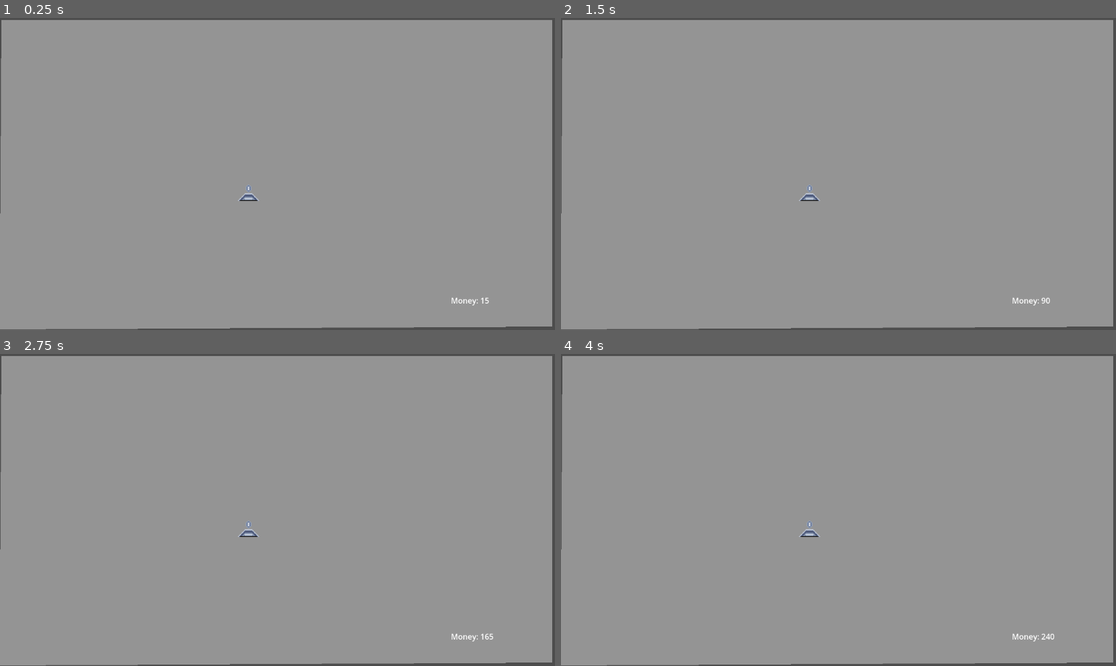
Above: before the commit, frames 1-4 (two rows, left to right).
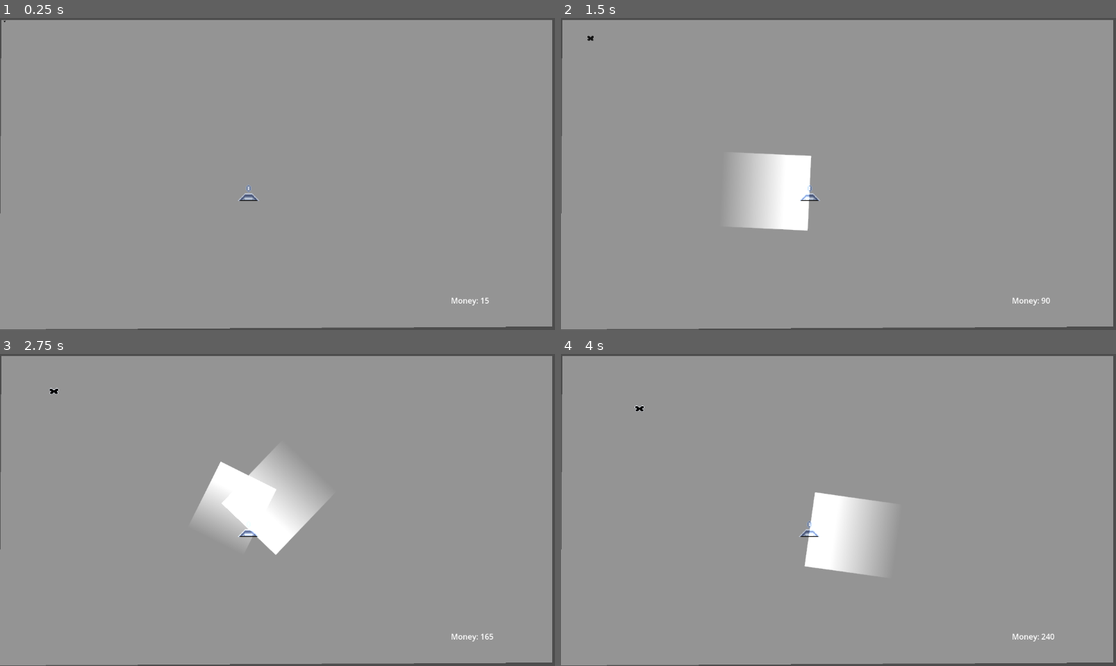
Above: after the commit, the same moments.

Repository: AaronTown/gamejam
Game: Godot game, scene res://Scenes/Game.tscn
The game is run twice, just before and just after one commit, with the same random seed, the same clock (stepped at 60 frames per second) and the same inputs.
Inputs (mouse positions are in pixels of both pictures, inside the frame that each line leads up to):
- Up to frame 1 (0.25 s): no input
- Up to frame 2 (1.5 s): tap Enter at 0.5 s; move the mouse to (960, 158) at 0.52 s; click (960, 158) at 0.6 s; tap Space at 1.25 s; move the mouse to (727, 189) at 1.27 s; click (727, 189) at 1.35 s
- Up to frame 3 (2.75 s): move the mouse to (333, 441) at 2.02 s; click (333, 441) at 2.1 s
- Up to frame 4 (4 s): tap Enter at 2.75 s; move the mouse to (810, 572) at 2.77 s; click (810, 572) at 2.85 s; tap Space at 3.5 s; move the mouse to (1005, 556) at 3.52 s; click (1005, 556) at 3.6 s

The runs differ from the first frame. In frame 1, less than 0.1% of the frame differs, in the area x 0-2%, y 0-2%; in frame 2, 3.2%; in frame 3, 4.5%, in the area x 8-59%, y 10-65%; in frame 4, 3.2%.
Error before the commit: Parse Error: Could not resolve super class path "res://entity/EntityBase.gd". (res://Code/Enemy.gd:1)

Commit message:
Light and Reflector placeholder

Diff:
--- a/Code/Emitter.gd
+++ b/Code/Emitter.gd
@@ -15,14 +15,16 @@
 
 func _unhandled_input(event):
 	if event.is_action("Shoot"):
-		$Beam.show()
-		await get_tree().create_timer(0.4).timeout
-		$Beam.hide()
+		$Light.show()
+		$Light.enabled = true
+		await get_tree().create_timer(1.4).timeout
+		$Light.hide()
+		$Light.enabled = false
 
 # Called every frame. 'delta' is the elapsed time since the previous frame.
 func _process(delta):
 	direction = global_position.direction_to(get_global_mouse_position()).angle()
-	$Beam.rotation = direction
+	$Light.rotation = direction
 
 func damage(_damage):
 	health -= _damage
--- a/Code/Enemy.gd
+++ b/Code/Enemy.gd
@@ -1,4 +1,4 @@
-extends "res://entity/EntityBase.gd"
+extends "res://Code/EntityBase.gd"
 
 @onready var animated_sprite = $AnimationPlayer
 @onready var emitter = get_node("/root/Game/Emitter")
@@ -31,5 +31,5 @@
 	# animated_sprite.play("death")
 
 func drop():
-	#Spawn loot
+	get_parent().AddMoney(10000000000000)
 	pass
--- a/Code/Game.gd
+++ b/Code/Game.gd
@@ -14,3 +14,6 @@
 	money += 1
 	$HealthIndicator.energy = max_energy * ($Emitter.max_health - $Emitter.health) / $Emitter.max_health
 	$GUI/Money.text = "Money: " + str(money)
+
+func AddMoney(amount):
+	money += amount
--- /dev/null
+++ b/Code/Light.gd
@@ -0,0 +1,47 @@
+extends Area2D
+
+var enabled : bool = false
+
+# Called when the node enters the scene tree for the first time.
+func _ready():
+	pass # Replace with function body.
+
+
+# Called every frame. 'delta' is the elapsed time since the previous frame.
+func _process(delta):
+	pass
+
+
+func _on_body_entered(body):
+	if not enabled:
+		return
+	if get_parent() == body:
+		return
+	if body.name == "Reflector":
+		body.get_node("Light").show()
+		body.get_node("Light").enabled = true
+#
+#
+func _on_body_exited(body):
+	if not enabled:
+		return
+	if get_parent() == body:
+		return
+	if body.name == "Reflector":
+		body.get_node("Light").hide()
+		body.get_node("Light").enabled = false
+
+
+
+func _on_visibility_changed():
+	for body in get_overlapping_bodies():
+		if get_parent() == body:
+			continue
+		if body.name == "Reflector":
+			if not enabled:
+				print("show")
+				body.get_node("Light").show()
+			else:
+				print("hide")
+				body.get_node("Light").hide()
+			body.get_node("Light").enabled = not body.get_node("Light").enabled
--- a/Scenes/Emitter.tscn
+++ b/Scenes/Emitter.tscn
@@ -1,7 +1,8 @@
-[gd_scene load_steps=4 format=3 uid="uid://cwsmlam5oq3gc"]
+[gd_scene load_steps=5 format=3 uid="uid://cwsmlam5oq3gc"]
 
 [ext_resource type="Script" path="res://Code/Emitter.gd" id="1_smvlj"]
-[ext_resource type="Texture2D" uid="uid://cc1sr3v2go0b5" path="res://Assets/emitter.png" id="2_giou8"]
+[ext_resource type="Texture2D" uid="uid://cc1sr3v2go0b5" path="res://assets/emitter.png" id="2_giou8"]
+[ext_resource type="PackedScene" uid="uid://c6oipqwhr46nj" path="res://Scenes/Light.tscn" id="3_6d4gg"]
 
 [sub_resource type="CircleShape2D" id="CircleShape2D_dcxjl"]
 radius = 134.41
@@ -18,20 +19,9 @@
 [node name="CollisionShape2D" type="CollisionShape2D" parent="HitBox"]
 shape = SubResource("CircleShape2D_dcxjl")
 
-[node name="Beam" type="Node2D" parent="."]
+[node name="Light" parent="." instance=ExtResource("3_6d4gg")]
 visible = false
-z_index = -1
-
-[node name="DamageBox" type="Area2D" parent="Beam"]
-rotation = 1.5708
-
-[node name="Polygon2D" type="Polygon2D" parent="Beam/DamageBox"]
-position = Vector2(-36, 4)
-color = Color(1, 0, 0, 1)
-polygon = PackedVector2Array(-65, -7, -318, -859, 438, -859, 120, 2)
-
-[node name="CollisionPolygon2D" type="CollisionPolygon2D" parent="Beam/DamageBox"]
-polygon = PackedVector2Array(-87, -4, -354, -856, 394, -856, 87, -4)
+scale = Vector2(30, 30)
 
 [node name="CollisionShape2D" type="CollisionShape2D" parent="."]
 shape = SubResource("CircleShape2D_dcxjl")
--- a/Scenes/Game.tscn
+++ b/Scenes/Game.tscn
@@ -1,8 +1,9 @@
-[gd_scene load_steps=6 format=3 uid="uid://d3y6ef8lhicea"]
+[gd_scene load_steps=7 format=3 uid="uid://d3y6ef8lhicea"]
 
 [ext_resource type="PackedScene" uid="uid://cwsmlam5oq3gc" path="res://Scenes/Emitter.tscn" id="1_hkjyb"]
 [ext_resource type="Script" path="res://Code/Game.gd" id="1_wtn4q"]
 [ext_resource type="PackedScene" uid="uid://cdqthb8jlxbkx" path="res://Scenes/Enemy.tscn" id="3_npbev"]
+[ext_resource type="PackedScene" uid="uid://dqm53kagevonj" path="res://Scenes/Reflector.tscn" id="4_45fep"]
 
 [sub_resource type="Gradient" id="Gradient_t2jg5"]
 
@@ -51,3 +52,7 @@
 "
 
 [node name="Enemy" parent="." instance=ExtResource("3_npbev")]
+
+[node name="Reflector" parent="." instance=ExtResource("4_45fep")]
+position = Vector2(516, 252)
+rotation = 2.03505
--- /dev/null
+++ b/Scenes/Light.tscn
@@ -0,0 +1,25 @@
+[gd_scene load_steps=4 format=3 uid="uid://c6oipqwhr46nj"]
+
+[ext_resource type="Script" path="res://Code/Light.gd" id="1_ybtf8"]
+
+[sub_resource type="Gradient" id="Gradient_n7rba"]
+colors = PackedColorArray(1, 1, 1, 1, 0, 0, 0, 1)
+
+[sub_resource type="GradientTexture2D" id="GradientTexture2D_7nlq6"]
+gradient = SubResource("Gradient_n7rba")
+
+[node name="Light" type="Area2D"]
+script = ExtResource("1_ybtf8")
+
+[node name="CollisionPolygon2D" type="CollisionPolygon2D" parent="."]
+polygon = PackedVector2Array(0, 0, 31, -13, 31, 12)
+
+[node name="PointLight2D" type="PointLight2D" parent="."]
+position = Vector2(15.5, 9.53674e-07)
+scale = Vector2(0.484375, 0.40625)
+texture = SubResource("GradientTexture2D_7nlq6")
+
+[connection signal="body_entered" from="." to="." method="_on_body_entered"]
+[connection signal="body_exited" from="." to="." method="_on_body_exited"]
+[connection signal="hidden" from="." to="." method="_on_hidden"]
+[connection signal="visibility_changed" from="." to="." method="_on_visibility_changed"]
--- /dev/null
+++ b/Scenes/Reflector.tscn
@@ -0,0 +1,17 @@
+[gd_scene load_steps=3 format=3 uid="uid://dqm53kagevonj"]
+
+[ext_resource type="PackedScene" uid="uid://c6oipqwhr46nj" path="res://Scenes/Light.tscn" id="1_afp0u"]
+
+[sub_resource type="CircleShape2D" id="CircleShape2D_ie50i"]
+radius = 44.0
+
+[node name="Reflector" type="StaticBody2D"]
+
+[node name="CollisionShape2D" type="CollisionShape2D" parent="."]
+shape = SubResource("CircleShape2D_ie50i")
+
+[node name="Sprite2D" type="Sprite2D" parent="."]
+
+[node name="Light" parent="." instance=ExtResource("1_afp0u")]
+visible = false
+scale = Vector2(5, 5)
--- a/project.godot
+++ b/project.godot
@@ -19,7 +19,8 @@
 
 Shoot={
 "deadzone": 0.5,
-"events": []
+"events": [Object(InputEventMouseButton,"resource_local_to_scene":false,"resource_name":"","device":-1,"window_id":0,"alt_pressed":false,"shift_pressed":false,"ctrl_pressed":false,"meta_pressed":false,"button_mask":1,"position":Vector2(356, 5),"global_position":Vector2(360, 46),"factor":1.0,"button_index":1,"canceled":false,"pressed":true,"double_click":false,"script":null)
+]
 }
 
 [rendering]
Renamed: main_scene.tscn -> Scenes/main_scene.tscn
Not shown, added: Scenes/Lig6A6F.tmp
